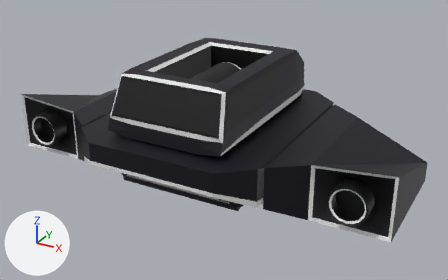
The Blender file Assets/03_Models/Tank.blend: old version first, new version second.
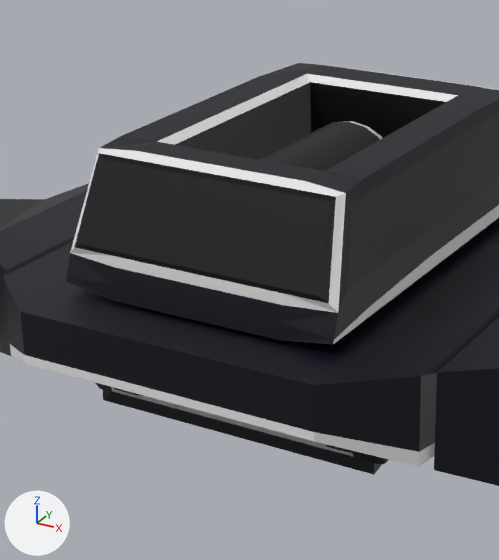
Old and new are each drawn whole from a camera (50 mm lens) standing at (23.0, -39.0, 22.3) and looking at (1.1, 0.7, 2.4) and again close up on the part from 18% to 65% of the width and 4% to 88% of the height. Lighting does not change. The marker at lower left points along +X, +Y and +Z.

Objects in the first close-up: 'Bottom', 'Left Arm', 'Right Arm', 'Top', 'Top.003', 'Top.004', 'Track'.
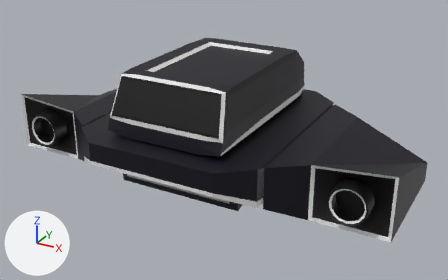
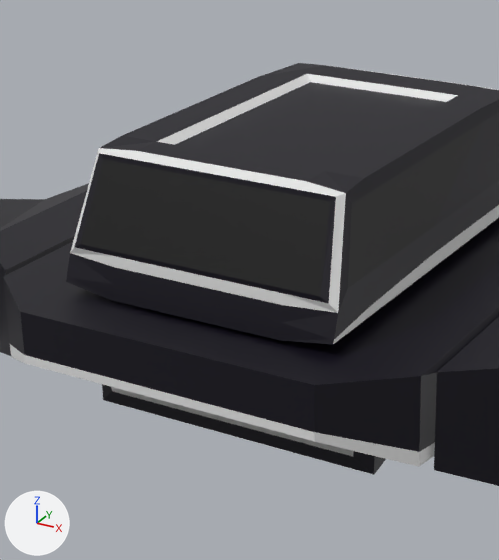
Patch to the scene script:
```diff
--- a/Assets/03_Models/Tank.blend.py
+++ b/Assets/03_Models/Tank.blend.py
@@ ob_track @@
-ob_track = bpy.data.objects.new('Track', me_cube_002)
-ob_track.location = (0.0, 0.0, 0.0)
-_m = ob_track.modifiers.new('Mirror', 'MIRROR')
-_m.use_clip = True
@@ ob_top_001 @@
 _m = ob_top_001.modifiers.new('Mirror', 'MIRROR')
 _m.use_clip = True
-ob_top_001.hide_set(True)
```

Where the change shows, as pixel boxes [x1, y1, x2, y2] in the close-ups (499 x 560 px):
'Top.001', shown (black): after [175, 82, 446, 171]
'Track', deleted: before [96, 383, 389, 464]
'Top.003', unchanged, covered by the edit: before [259, 122, 380, 171]
